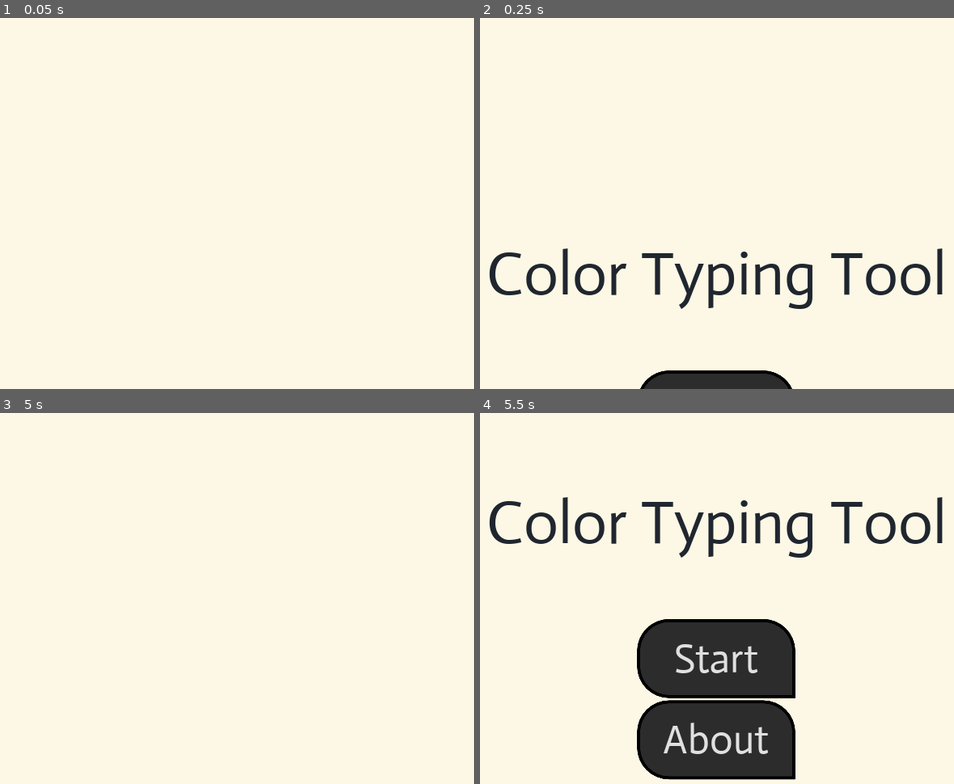
Above: before the commit, frames 1-4 (two rows, left to right).
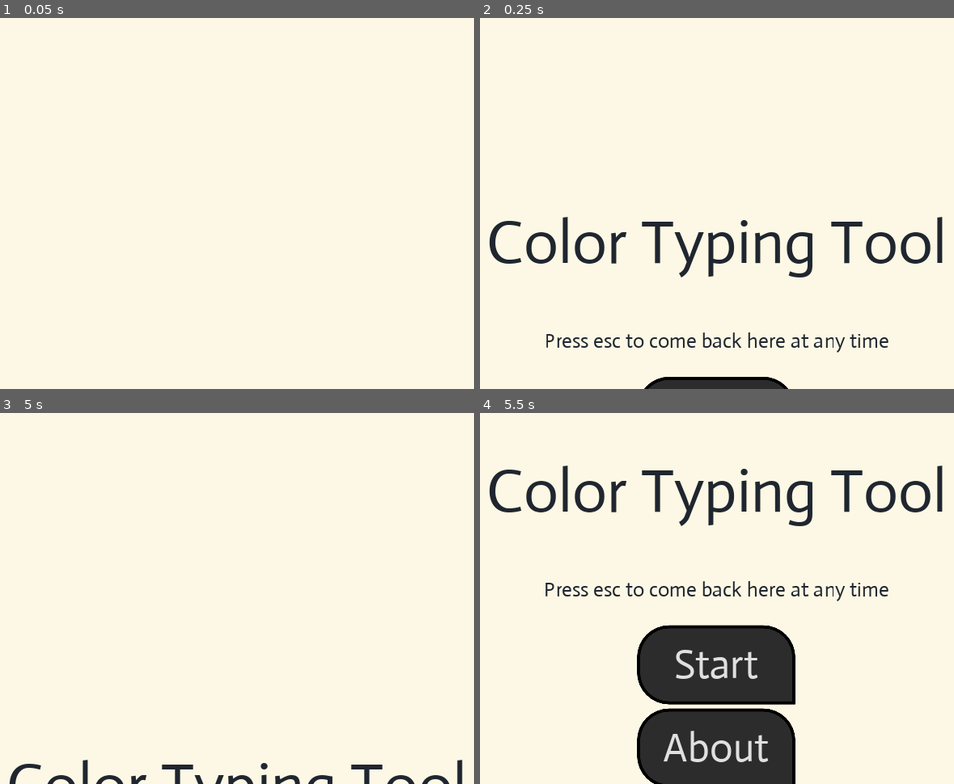
Above: after the commit, the same moments.

Repository: aimforbigfoot/ColorTypeTool
Game: Godot game, scene res://src/homeScreen/HomeScreen.tscn
Same seed, same stepped clock (60 frames per second), same inputs: the game is played once before the commit and once after it.
Inputs:
- Up to frame 1 (0.05 s): no input
- Up to frame 2 (0.25 s): no input
- Up to frame 3 (5 s): click "Start" at 0.5 s; tap Enter at 1.25, 2.75, 4.25 s; tap Space at 2, 3.5 s; tap Escape (esc) at 4.9 s
- Up to frame 4 (5.5 s): no input

Frame 1 is identical in both runs. In frame 2, 7.8% of the frame differs, in the area x 1-98%, y 53-100%; in frame 3, 1.3%; in frame 4, 12%, in the area x 1-98%, y 14-100%.

Commit message:
Added some icons and tweaked a couple of things on the home page
Title says it all

Diff:
--- a/project.godot
+++ b/project.godot
@@ -17,7 +17,9 @@
 
 config/name="Color Typing Tool"
 run/main_scene="res://src/homeScreen/HomeScreen.tscn"
-config/icon="res://icon.png"
+config/icon="res://assets/icon512.png"
+config/macos_native_icon="res://assets/icon512.png"
+config/windows_native_icon="res://assets/icon.ico"
 
 [autoload]
 
--- a/src/homeScreen/HomeSceneControl.tscn
+++ b/src/homeScreen/HomeSceneControl.tscn
@@ -53,11 +53,15 @@
 "values": [ Vector2( 512, 300 ), Vector2( 1536, 300 ) ]
 }
 
-[sub_resource type="DynamicFont" id=1]
+[sub_resource type="DynamicFont" id=4]
 size = 96
 font_data = ExtResource( 1 )
 
-[sub_resource type="DynamicFont" id=3]
+[sub_resource type="DynamicFont" id=5]
+size = 32
+font_data = ExtResource( 1 )
+
+[sub_resource type="DynamicFont" id=6]
 size = 64
 font_data = ExtResource( 1 )
 
@@ -72,23 +76,25 @@
 
 [node name="AnimationPlayer" type="AnimationPlayer" parent="."]
 autoplay = "start"
-anims/start = SubResource( 9 )
-anims/to_main = SubResource( 7 )
-anims/to_philo = SubResource( 8 )
+anims/start = SubResource( 1 )
+anims/to_main = SubResource( 2 )
+anims/to_philo = SubResource( 3 )
 
 [node name="VBoxContainer" type="VBoxContainer" parent="."]
-margin_right = 40.0
-margin_bottom = 40.0
-alignment = 1
+margin_right = 1024.0
+margin_bottom = 600.0
+rect_min_size = Vector2( 1024, 600 )
+custom_constants/separation = 7
 __meta__ = {
 "_edit_use_anchors_": false
 }
 
 [node name="titleLabel" type="Label" parent="VBoxContainer"]
+margin_top = -1.0
 margin_right = 1024.0
-margin_bottom = 300.0
-rect_min_size = Vector2( 1024, 300 )
-custom_fonts/font = SubResource( 1 )
+margin_bottom = 199.0
+rect_min_size = Vector2( 1024, 200 )
+custom_fonts/font = SubResource( 4 )
 custom_colors/font_color = Color( 0.129412, 0.152941, 0.188235, 1 )
 text = "Color Typing Tool"
 align = 1
@@ -97,33 +103,47 @@
 "_edit_use_anchors_": false
 }
 
+[node name="toolTip" type="Label" parent="VBoxContainer"]
+margin_top = 206.0
+margin_right = 1024.0
+margin_bottom = 306.0
+rect_min_size = Vector2( 1024, 100 )
+custom_fonts/font = SubResource( 5 )
+custom_colors/font_color = Color( 0.129412, 0.152941, 0.188235, 1 )
+text = "Press esc to come back here at any time"
+align = 1
+valign = 1
+__meta__ = {
+"_edit_use_anchors_": false
+}
+
 [node name="Button" type="Button" parent="VBoxContainer"]
 margin_left = 387.0
-margin_top = 304.0
+margin_top = 314.0
 margin_right = 637.0
-margin_bottom = 429.0
+margin_bottom = 439.0
 rect_min_size = Vector2( 250, 125 )
 size_flags_horizontal = 4
 custom_styles/hover = ExtResource( 4 )
 custom_styles/pressed = ExtResource( 5 )
 custom_styles/focus = ExtResource( 6 )
 custom_styles/normal = ExtResource( 2 )
-custom_fonts/font = SubResource( 3 )
+custom_fonts/font = SubResource( 6 )
 custom_colors/font_color_disabled = Color( 0.129412, 0.152941, 0.188235, 1 )
 text = "Start"
 
 [node name="Button2" type="Button" parent="VBoxContainer"]
 margin_left = 387.0
-margin_top = 433.0
+margin_top = 446.0
 margin_right = 637.0
-margin_bottom = 558.0
+margin_bottom = 571.0
 rect_min_size = Vector2( 250, 125 )
 size_flags_horizontal = 4
 custom_styles/hover = ExtResource( 4 )
 custom_styles/pressed = ExtResource( 5 )
 custom_styles/focus = ExtResource( 6 )
 custom_styles/normal = ExtResource( 2 )
-custom_fonts/font = SubResource( 3 )
+custom_fonts/font = SubResource( 6 )
 custom_colors/font_color_disabled = Color( 0.129412, 0.152941, 0.188235, 1 )
 text = "About"
 
Binary file added: assets/icon.ico
Binary file added: assets/icon512.png
Not shown, added: assets/icon512.png.import
Not shown, added: export_presets.cfg
Not shown: 4 places in src/homeScreen/HomeSceneControl.tscn that only renumber resources
